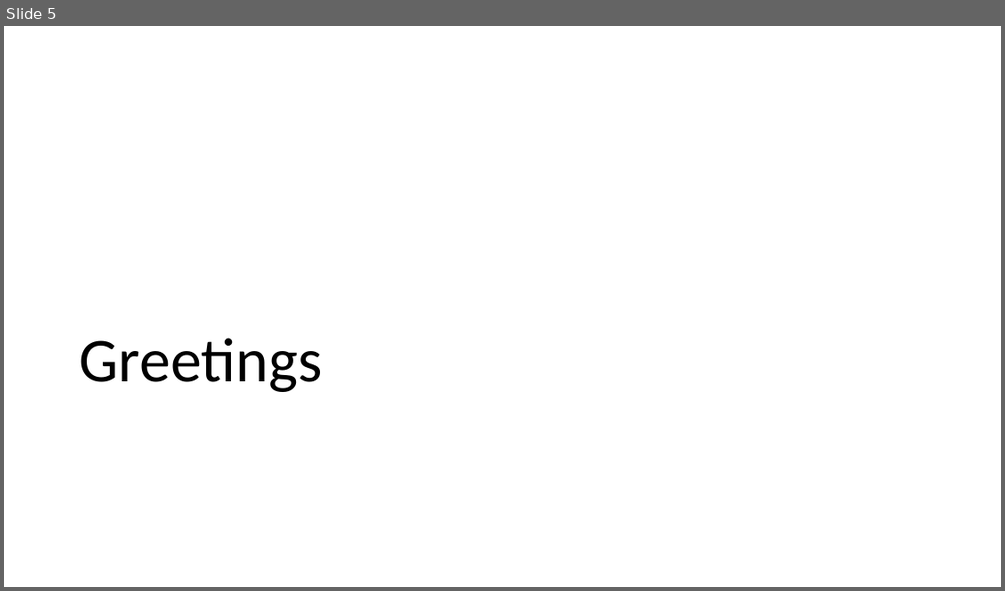
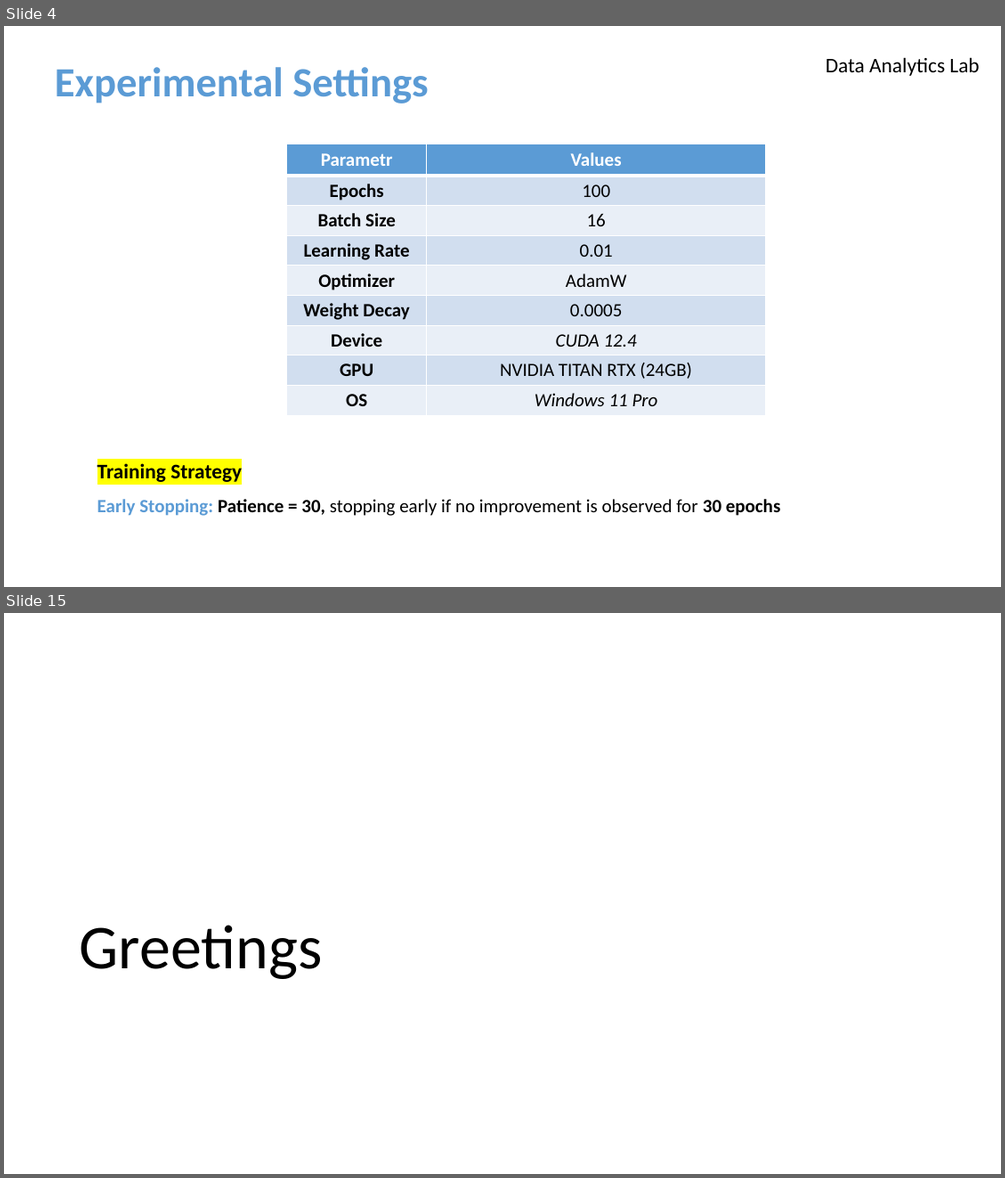
Before and after one commit to azimjaan21/ablation-yolov8m-seg-, a slide deck: experiment [17.07].pptx. Shown one above the other, each under a label of ours: slide 5 before the commit, slides 4 and 15 after it; the slides between them are not shown. The pictures are 1005x591 and 1005x1178 pixels, drawn with LibreOffice and Linux fonts; fonts in the diff are those of the drawing; background and template pictures are left out. Boxes give left, top, right and bottom in pixels: in the first picture for what was removed or moved away, otherwise in the second. Text is boxed around its words. In the diff, an @@ line names an element or a change of style, - is before the commit and + after.

```diff
--- a/experiment [17.07].pptx
+++ b/experiment [17.07].pptx
@@ slide 4 added at <box>4,26,1001,587</box>, background #FFFFFF @@
@@ title added at <box>55,67,429,103</box>, 40 pt, text #5B9BD5, bold @@
+Experimental Settings
@@ text added at <box>825,57,979,76</box>, 20 pt, text #000000 @@
+Data Analytics Lab
@@ table added at <box>287,144,766,415</box>, 9 rows, 2 columns @@
+Parametr | Values
+Epochs | 100
+Batch Size | 16
+Learning Rate | 0.01
+Optimizer | AdamW
+Weight Decay | 0.0005
+Device | CUDA 12.4
+GPU | NVIDIA TITAN RTX (24GB)
+OS | Windows 11 Pro
@@ text added at <box>97,463,780,516</box>, 18 pt, text #000000, bold @@
+Training Strategy
+Early Stopping: Patience = 30, stopping early if no improvement is observed for 30 epochs
@@ what was slide 5 is now slide 15 @@
```
Also in this commit, not shown: 2 slides changed, 11 other slides added, 2 slides removed, 3 other files.
